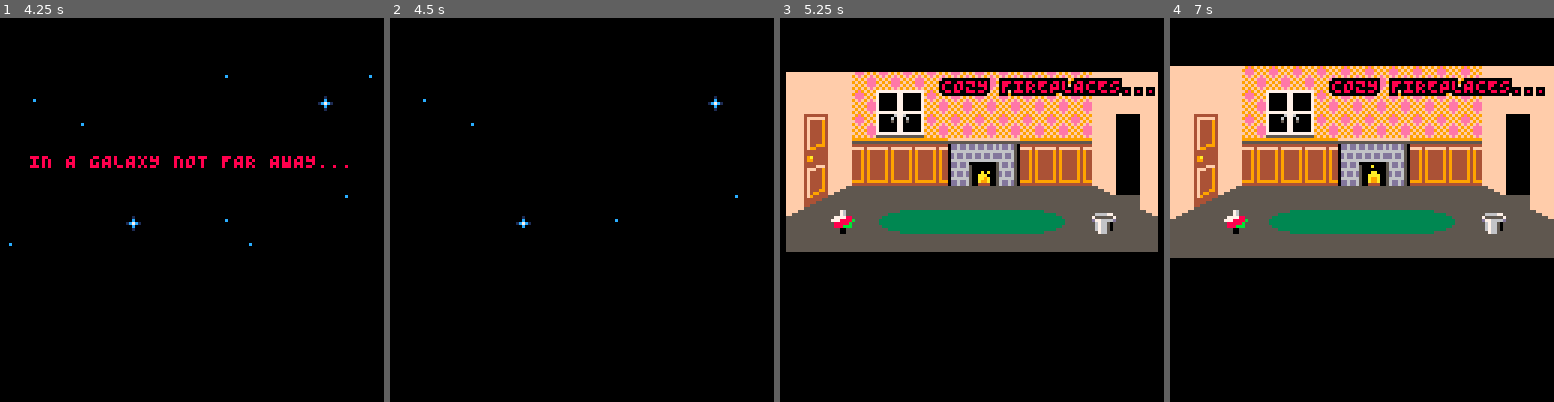
Above: before the commit, frames 1-4 (left to right).
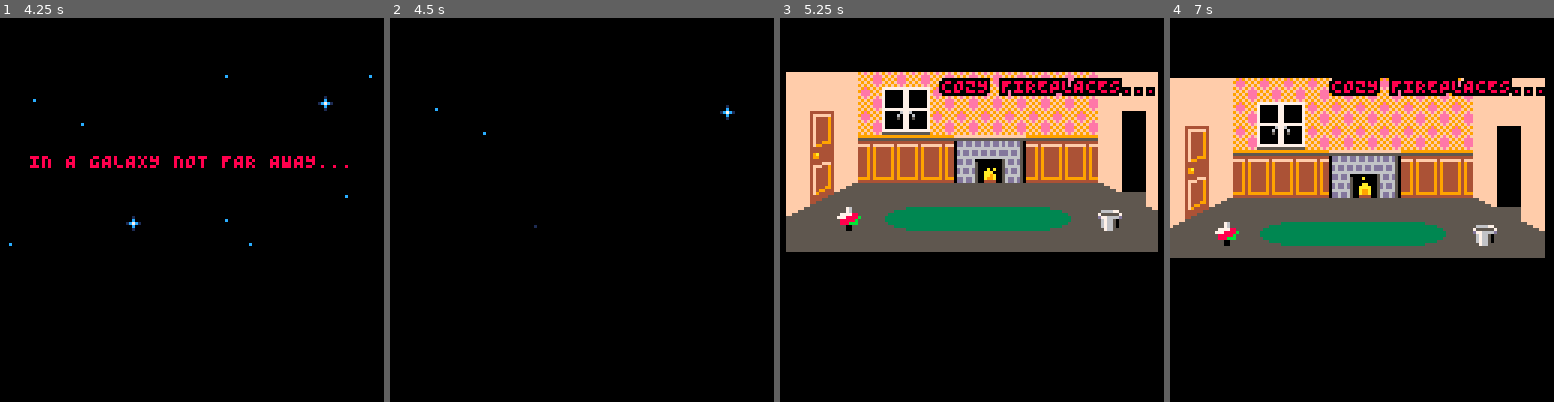
Above: after the commit, the same moments.

Repository: Liquidream/scumm-8
Game: PICO-8 cartridge scumm-8.p8
Two runs of this game, one before a commit and one after it. Both use one fixed random seed, a clock stepped at 60 frames per second and the inputs below.
Inputs (mouse positions are in pixels of both pictures, inside the frame that each line leads up to):
- Up to frame 1 (4.25 s): tap X (X key) at 0.33, 1.07, 1.85, 2.97, 4.08 s; click (280, 121) at 0.67 s; tap O (Z key) at 0.7, 1.7, 2.1, 2.5, 2.9, 3.3, 3.7, 4.1 s; click (46, 267) at 1.22 s; hold Right 1.6-2.1 s; click (107, 114) at 1.77 s; hold Up 2.15-2.42 s; click (172, 259) at 2.32 s; hold Right 2.47-3.03 s; click (234, 106) at 2.87 s; hold Left 3.08-3.58 s; click (295, 256) at 3.42 s; hold Down 3.63-3.97 s; click (61, 102) at 3.97 s; hold Right from 4.02 s (still down)
- Up to frame 2 (4.5 s): keep holding Right
- Up to frame 3 (5.25 s): tap O (Z key) at 4.5, 4.9 s; click (902, 248) at 4.52 s; release Right at 4.68 s; hold Up 4.73-5.03 s; click (964, 94) at 5.07 s; hold Left from 5.08 s (still down); tap X (X key) at 5.2 s
- Up to frame 4 (7 s): tap O (Z key) every 0.4 s from 5.3 to 6.9 s; click (1419, 244) at 5.62 s; release Left at 5.68 s; hold Down 5.73-6.03 s; hold Right 6.08-6.58 s; click (1481, 90) at 6.17 s; tap X (X key) at 6.32 s; hold Right from 6.63 s (still down); click (1246, 236) at 6.72 s

Frame 1 is identical in both runs. In frame 2, 0.2% of the frame differs, in the area x 8-91%, y 20-55%; in frame 3, 16%; in frame 4, 26%, in the area x 0-100%, y 12-63%.

Commit message:
First version of shake

Diff:
--- a/scumm-8.p8
+++ b/scumm-8.p8
@@ -99,8 +99,7 @@
 		map_y = 8,
 		enter = function(me)
 
-			-- todo: anything here?
-			--selected_actor = actors.main_actor
+			-- demo intro
 
 			if not me.done_intro then
 				-- don't do this again
@@ -113,10 +112,12 @@
 							break_time(50)
 							print_line("in a galaxy not far away...",64,45,8,1)
 
+							shake(true)
 							change_room(rooms.first_room, 1)
 							start_script(rooms.first_room.scripts.spin_top, true)
 							print_line("cozy fireplaces...",90,20,8,1)
 							print_line("(just look at it!)",90,20,8,1)
+							shake(false)
 
 							-- part 2
 							change_room(rooms.second_room, 1)
@@ -198,7 +199,6 @@
 						-- move top
 						top = find_object("spinning top")
 						top.x -= dir
-						d(top.x)
 					end
 					dir *= -1
 				end
@@ -878,13 +878,15 @@
 -- (you should not need to modify anything below here!)
 -- ################################################################
 
-function _center_camera(val)
-	-- check params for obj/actor
-	if type(val) == "table" then
-		val = val.x
-	end
-	-- keep camera within "room" bounds
-	return mid(0, val-64, (room_curr.map_w*8)-screenwidth-1 )
+function shake(enabled)
+	if enabled then
+		-- enable the camera shake
+		cam_shake_amount = 1
+	else
+		cam_shake_amount = 0.95
+	end
+	-- enable/disable shake, which will fade out
+	cam_shake = enabled
 end
 
 
@@ -1506,6 +1508,10 @@
 --cam_following_actor = selected_actor
 cam_pan_to_x = nil	-- target pos to pad camera to
 cam_script = nil	-- active camera logic script (pan-to, follow, etc.)
+cam_shake = false
+cam_shake_amount = 0
+cam_shake_x = 0
+cam_shake_y = 0
 
 cursor_x = screenwidth / 2
 cursor_y = screenheight / 2
@@ -1535,7 +1541,8 @@
 dialog_curr = nil   -- currently displayed dialog options to pick
 cutscene_curr = nil -- currently active cutscene
 talking_actor = nil -- currently talking actor
-fade_iris = 0			  -- depends on effect above
+fade_iris = 0			  -- +ve number = amount to close iris by
+fade_colors = 0			-- +ve number = amount to fade colors by (up to 1)
 
 global_scripts = {}	-- table of scripts that are at game-level (background)
 local_scripts = {}	-- table of scripts that are actively running
@@ -1609,6 +1616,16 @@
 
 	-- check for collisions
 	check_collisions()
+
+	-- update camera shake (if active)
+	cam_shake_x = 4-rnd(8)
+ 	cam_shake_y = 4-rnd(8)
+	cam_shake_x *= cam_shake_amount
+  cam_shake_y *= cam_shake_amount
+	if not cam_shake then
+		cam_shake_amount = cam_shake_amount * 0.95
+ 		if (cam_shake_amount < 0.05) then cam_shake_amount = 0 end
+	end
 end
 
 
@@ -1616,8 +1633,8 @@
 	-- clear screen every frame?
 	rectfill(0, 0, screenwidth, screenheight, 0)
 
-	-- reposition camera
-	camera(cam_x, 0)
+	-- reposition camera (account for shake, if active)
+	camera(cam_x+cam_shake_x, 0+cam_shake_y)
 
 	-- clip room bounds (also used for "iris" transition)
 	clip(
@@ -2371,6 +2388,18 @@
 		end
 	end
 end
+
+
+function _center_camera(val)
+	-- check params for obj/actor
+	if type(val) == "table" then
+		val = val.x
+	end
+	-- keep camera within "room" bounds
+	return mid(0, val-64, (room_curr.map_w*8)-screenwidth-1 )
+end
+
+
 
 -- returns whether room map cel at position is "walkable"
 function iswalkable(x, y)
